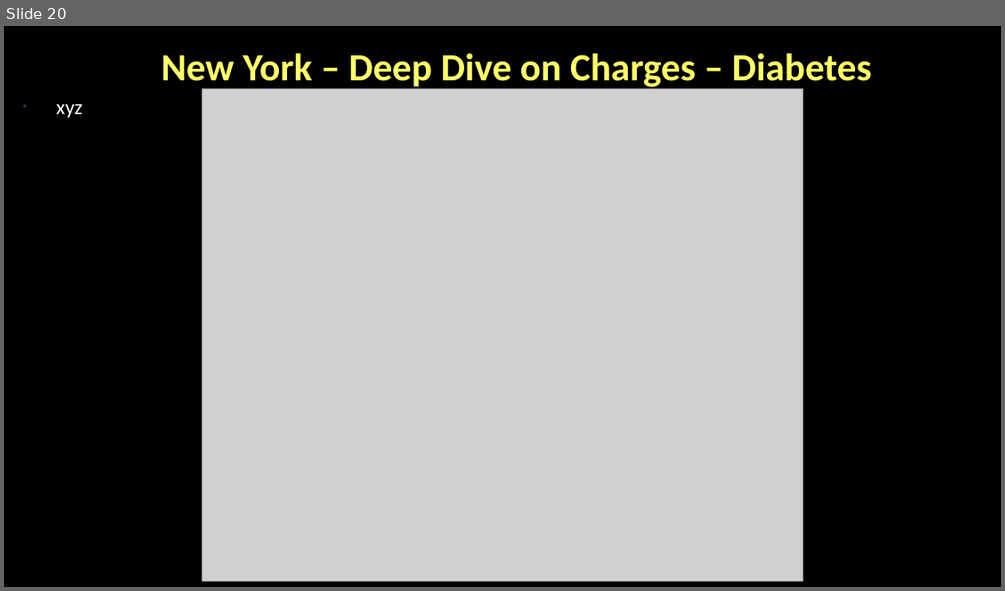
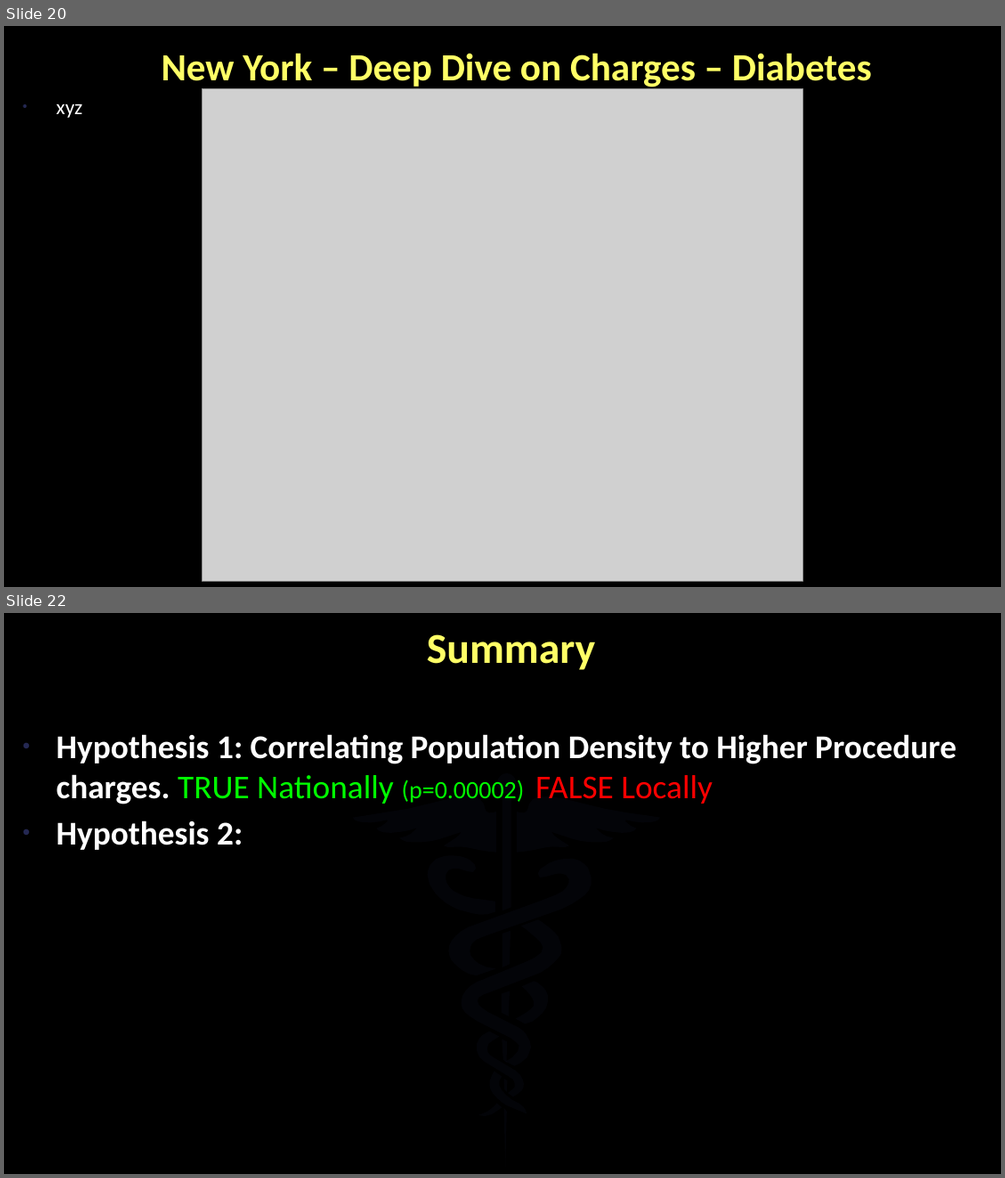
Before and after one commit to BrandinO771/viper_proj_1, a slide deck: _PRESENTATION/healthcare_cost_consitency5.pptx. Shown one above the other, each under a label of ours: slide 20 before the commit, slides 20 and 22 after it; the slides between them are not shown. The pictures are 1005x591 and 1005x1178 pixels, drawn with LibreOffice and Linux fonts; fonts in the diff are those of the drawing; grey boxes stand for pictures; background and template pictures are left out. Boxes give left, top, right and bottom in pixels: in the first picture for what was removed or moved away, otherwise in the second. Text is boxed around its words. In the diff, an @@ line names an element or a change of style, - is before the commit and + after.

```diff
--- a/_PRESENTATION/healthcare_cost_consitency5.pptx
+++ b/_PRESENTATION/healthcare_cost_consitency5.pptx
@@ slide 22 added at (x1=4, y1=613, x2=1001, y2=1174), background picture (left out); not listed: 1 template element that a slide beside it also shows @@
@@ title added at (x1=427, y1=634, x2=595, y2=670), 41 pt, text #FFFF66, bold @@
+Summary
@@ text added at (x1=57, y1=734, x2=956, y2=850), 32 pt, text #FFFFFF, bold @@
+• Hypothesis 1: Correlating Population Density to Higher Procedure charges. TRUE Nationally (p=0.00002) FALSE Locally
+• Hypothesis 2:
@@ group added at (x1=353, y1=773, x2=661, y2=1116): 14 freeform shapes, 1 ellipse @@
```
Also in this commit, not shown: 5 slides changed, 2 other slides added, 5 slides removed, 31 other files.
